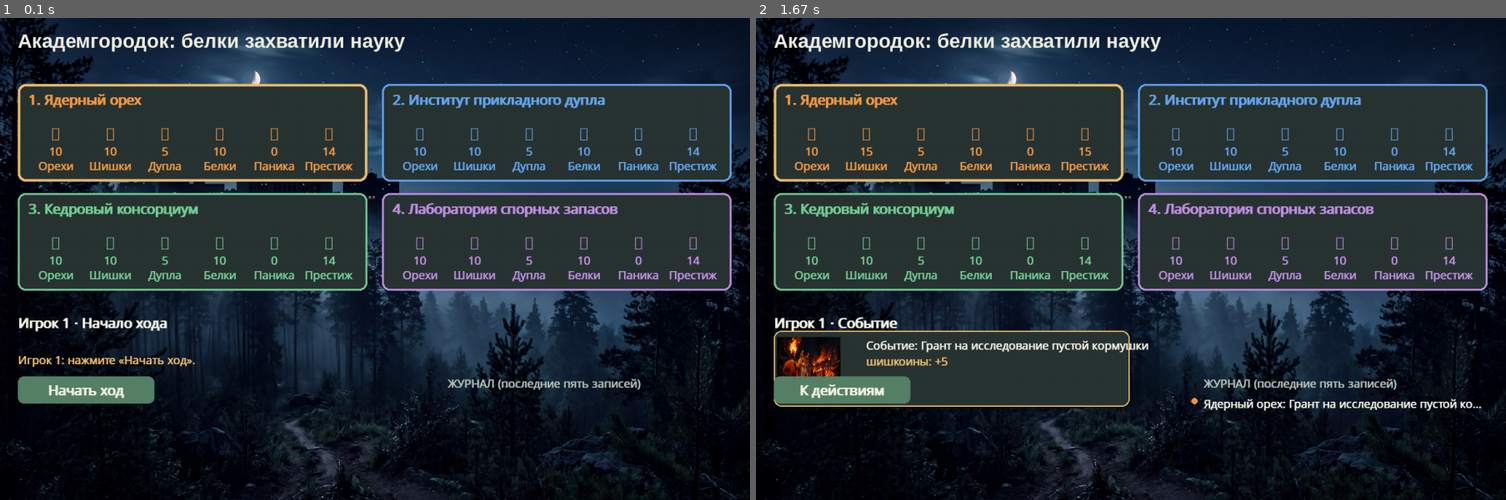
Above: before the commit, frames 1-2 (left to right).
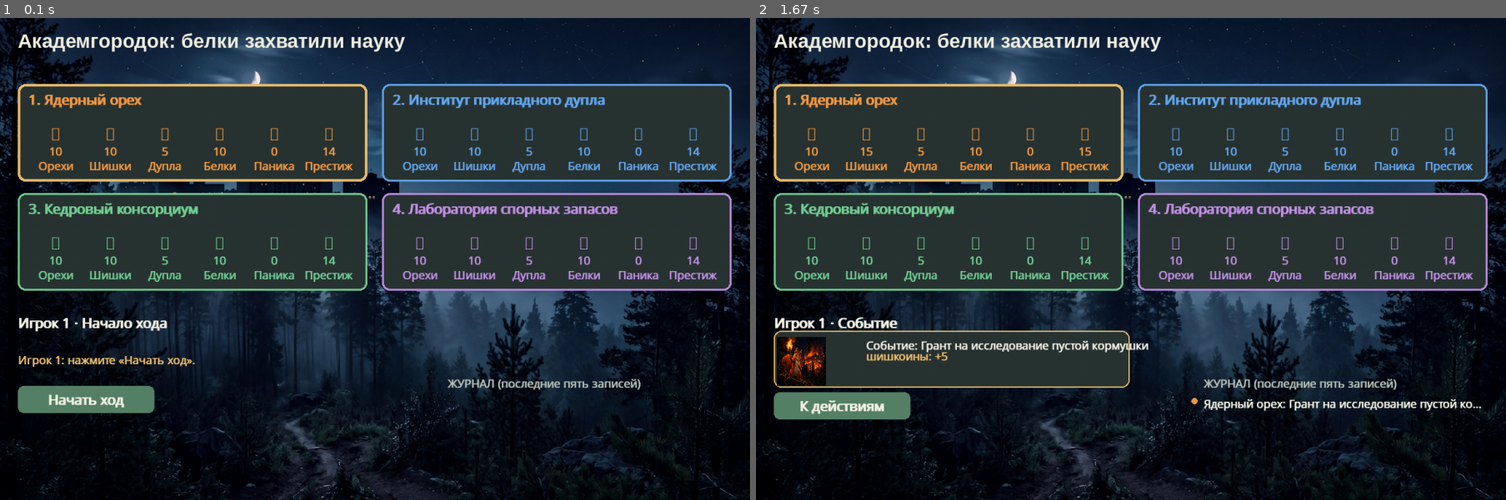
Above: after the commit, the same moments.

Repository: Viculence/case2_pygame
Game: pygame game, started from main.py
Same seed, same stepped clock (60 frames per second), same inputs: the game is played once before the commit and once after it.
Inputs:
- Up to frame 1 (0.1 s): no input
- Up to frame 2 (1.67 s): click "Начать ход" at 0.38 s

The runs differ from the first frame. In frame 1, 1.0% of the frame differs, in the area x 2-21%, y 74-83%; in frame 2, 3.1%, in the area x 2-50%, y 66-84%.

Commit message:
исправлено налипание кнопок и обрезка текста

Diff:
--- a/game/ui.py
+++ b/game/ui.py
@@ -129,7 +129,7 @@
         controls.append((
             "start",
             button(screen, text_font, "Начать ход", pygame.Rect(
-                config.PAGE_MARGIN, config.PRIMARY_Y,
+                config.PAGE_MARGIN, config.PRIMARY_Y + 15,
                 config.PRIMARY_WIDTH, config.BUTTON_HEIGHT,
             )),
         ))
@@ -137,7 +137,7 @@
         controls.append((
             "continue",
             button(screen, text_font, "К действиям", pygame.Rect(
-                config.PAGE_MARGIN, config.PRIMARY_Y,
+                config.PAGE_MARGIN, config.PRIMARY_Y + 25,
                 config.PRIMARY_WIDTH, config.BUTTON_HEIGHT,
             )),
         ))
@@ -148,7 +148,7 @@
         for action_id, action in config.ACTIONS.items():
             rect = pygame.Rect(
                 config.PAGE_MARGIN + position * action_step,
-                config.TARGET_Y,
+                config.TARGET_Y + 5,
                 action_width,
                 config.TARGET_BUTTON_HEIGHT,
             )
@@ -167,7 +167,7 @@
                 continue
             rect = pygame.Rect(
                 config.PAGE_MARGIN + position * config.TARGET_STEP,
-                config.TARGET_Y,
+                config.TARGET_Y + 5,
                 config.TARGET_WIDTH,
                 config.TARGET_BUTTON_HEIGHT,
             )
@@ -183,7 +183,7 @@
         controls.append((
             "back",
             button(screen, small_font, "Назад",
-                   pygame.Rect(config.PAGE_MARGIN, config.CONFIRM_Y,
+                   pygame.Rect(config.PAGE_MARGIN, config.CONFIRM_Y + 5,
                                config.CONFIRM_WIDTH // 2 - 5,
                                config.TARGET_BUTTON_HEIGHT)),
         ))
@@ -192,7 +192,7 @@
             button(screen, small_font, "Подтвердить",
                    pygame.Rect(
                        config.PAGE_MARGIN + config.CONFIRM_WIDTH // 2 + 5,
-                       config.CONFIRM_Y,
+                       config.CONFIRM_Y + 5,
                        config.CONFIRM_WIDTH // 2 - 5,
                        config.TARGET_BUTTON_HEIGHT),
                    game["selected_target"] is not None),
@@ -201,7 +201,7 @@
         controls.append((
             "next",
             button(screen, text_font, "Передать ход", pygame.Rect(
-                config.PAGE_MARGIN, config.PRIMARY_Y,
+                config.PAGE_MARGIN, config.PRIMARY_Y + 25,
                 config.PRIMARY_WIDTH, config.BUTTON_HEIGHT,
             )),
         ))
@@ -209,7 +209,7 @@
         controls.append((
             "restart",
             button(screen, text_font, "Новая игра", pygame.Rect(
-                config.PAGE_MARGIN, config.PRIMARY_Y,
+                config.PAGE_MARGIN, config.PRIMARY_Y + 15,
                 config.PRIMARY_WIDTH, config.BUTTON_HEIGHT,
             )),
         ))
@@ -274,7 +274,7 @@
         event = game["event"]
         event_rect = pygame.Rect(
             config.PAGE_MARGIN, config.EVENT_Y - 5,
-            560, 120,
+            560, 90,
         )
         pygame.draw.rect(screen, config.PANEL, event_rect,
                          border_radius=config.CORNER_RADIUS)
@@ -288,7 +288,7 @@
             squirrel_img = pygame.image.load(
                 "assets/squirrel_fire.jpg"
             ).convert_alpha()
-            squirrel_img = pygame.transform.scale(squirrel_img, (100, 100))
+            squirrel_img = pygame.transform.scale(squirrel_img, (77, 77))
             squirrel_y = config.EVENT_Y + 5
             screen.blit(squirrel_img,
                         (config.PAGE_MARGIN + 5, squirrel_y))
@@ -308,9 +308,21 @@
                 short_message += "."
         else:
             short_message = game["message"]
-        write(screen, small_font, short_message,
-              config.PAGE_MARGIN + 145, config.EVENT_Y + 30,
+        words = short_message.split()
+        line1 = ""
+        line2 = ""
+        for word in words:
+            if len(line1 + " " + word) <= 35 and not line2:
+                line1 = (line1 + " " + word).strip()
+            else:
+                line2 = (line2 + " " + word).strip()
+        write(screen, small_font, line1,
+              config.PAGE_MARGIN + 145, config.EVENT_Y + 22,
               config.ACCENT)
+        if line2:
+            write(screen, small_font, line2,
+                  config.PAGE_MARGIN + 145, config.EVENT_Y + 45,
+                  config.ACCENT)
     else:
         if game["phase"] != "game_over":
             write(screen, small_font, game["message"],
Not shown, removed: docs/colors_and_fonts
